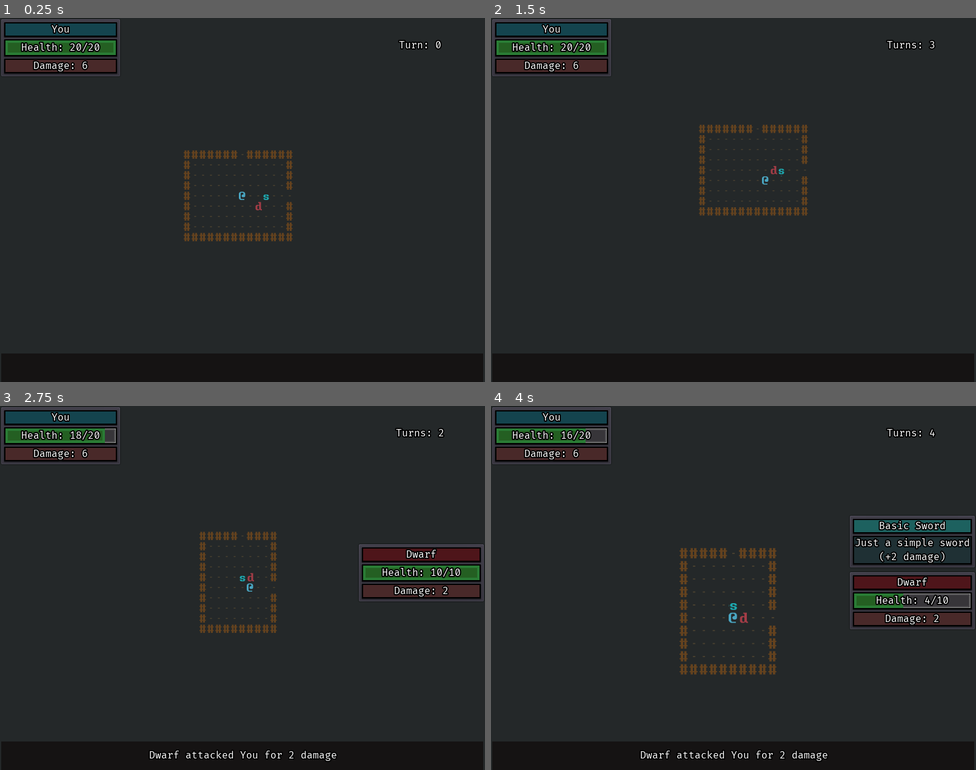
Above: before the commit, frames 1-4 (two rows, left to right).
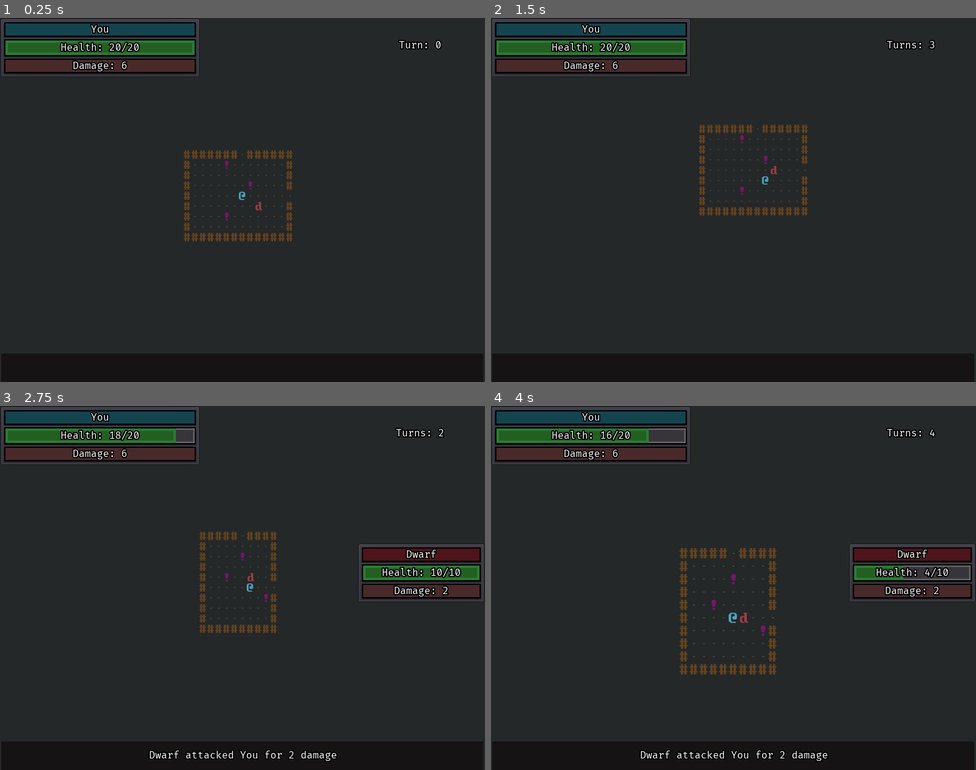
Above: after the commit, the same moments.

Repository: ZenCoderGames/ZRoguelikeGame
Game: Godot game, scene res://scene/main/MainScene.tscn
Two runs of this game, one before a commit and one after it. Both use one fixed random seed, a clock stepped at 60 frames per second and the inputs below.
Inputs:
- Up to frame 1 (0.25 s): no input
- Up to frame 2 (1.5 s): hold Right (move_right) 0.53-1.28 s; tap S (cam_move_down) at 0.6 s; tap Enter at 1.25 s; hold Down (move_down) from 1.28 s (still down); tap A (cam_move_left) at 1.35 s
- Up to frame 3 (2.75 s): tap R (reset_dungeon) at 2 s; release Down (move_down) at 2.03 s; hold Right (move_right) from 2.03 s (still down); tap D (cam_move_right) at 2.1 s
- Up to frame 4 (4 s): release Right (move_right) at 2.78 s; hold Up (move_up) 2.78-3.53 s; tap W (cam_move_up) at 2.85 s; hold Left (move_left) from 3.53 s (still down); tap Q (cam_zoom_in) at 3.6 s

The runs differ from the first frame. In frame 1, 3.3% of the frame differs, in the area x 4-56%, y 0-56%; in frame 2, 3.3%; in frame 3, 3.2%; in frame 4, 9.4%, in the area x 4-100%, y 0-64%.

Commit message:
Prep work for Spells

Diff:
--- a/entity/items/Item_ClothArmor.tscn
+++ b/entity/items/Item_Spell_LightningBolt.tscn
@@ -6,10 +6,10 @@
 [sub_resource type="AtlasTexture" id=1]
 flags = 4
 atlas = ExtResource( 1 )
-region = Rect2( 24, 216, 24, 36 )
+region = Rect2( 24, 72, 24, 36 )
 
-[node name="Item_ClothArmor" type="Sprite"]
-self_modulate = Color( 0.113725, 0.658824, 0.686275, 1 )
+[node name="Item_LightningBolt" type="Sprite"]
+self_modulate = Color( 0.482353, 0.0823529, 0.435294, 1 )
 position = Vector2( 209, 69 )
 texture = SubResource( 1 )
 script = ExtResource( 2 )
--- a/project.godot
+++ b/project.godot
@@ -33,6 +33,16 @@
 "class": "ActionDataTypes",
 "language": "GDScript",
 "path": "res://scripts/battle/data/actions/ActionDataTypes.gd"
+}, {
+"base": "Action",
+"class": "ActionFindTargets",
+"language": "GDScript",
+"path": "res://scripts/battle/instance/actions/ActionFindTargets.gd"
+}, {
+"base": "ActionData",
+"class": "ActionFindTargetsData",
+"language": "GDScript",
+"path": "res://scripts/battle/data/actions/ActionFindTargetsData.gd"
 }, {
 "base": "Action",
 "class": "ActionMove",
@@ -160,6 +170,8 @@
 "ActionAttackData": "",
 "ActionData": "",
 "ActionDataTypes": "",
+"ActionFindTargets": "",
+"ActionFindTargetsData": "",
 "ActionMove": "",
 "ActionMoveData": "",
 "ActionTypes": "",
--- a/resource/actions.json
+++ b/resource/actions.json
@@ -34,7 +34,18 @@
 			"priority": 1,
 			"params": {
 				"damageMultiplier": 1,
-				"range": 1
+				"damageBonus": 0,
+				"fixedDamage": 0
+			}
+		},
+		{
+			"id": "FIND_TARGETS_IN_RANGE",
+			"type": "FIND_TARGETS",
+			"staminaCost": 0,
+			"priority": 2,
+			"params": {
+				"range": 1,
+				"maxTargets": 1
 			}
 		}
 	]
--- a/resource/items.json
+++ b/resource/items.json
@@ -31,22 +31,6 @@
 			]
 		},
 		{
-			"disable": true,
-			"id": "ARMOR_00",
-			"name": "Cloth Armor",
-			"description": "Simple clothing to protect you\n(+1 armor)",
-			"fullDescription": "A thin layer of cloth that can protect the player's bare skin.\nIncreases armor by +1",
-			"path": "entity/items/Item_ClothArmor.tscn",
-			"type": "EQUIPABLE",
-			"slot": "BODY",
-			"stats": [
-				{
-					"type": "ARMOR",
-					"value": 1
-				}
-			]
-		},
-		{
 			"#disable": true,
 			"id": "HEALTH_POTION_00",
 			"name": "Small Health Potion",
@@ -75,6 +59,19 @@
 					"baseValue": 10
 				}
 			]
+		},
+		{
+			"#disable": true,
+			"id": "SPELL_LIGHTNING_BOLT",
+			"name": "Lightning Bolt",
+			"description": "A Powerful Lightning Bolt",
+			"fullDescription": "Summon a powerful bolt of lightning that strikes the first enemy near you.",
+			"path": "entity/items/Item_Spell_LightningBolt.tscn",
+			"type": "SPELL",
+			"subType": "SPELL_LIGHTNING_BOLT",
+			"params": {
+				"damage": 20
+			}
 		}
 	]
 }
--- a/scene/main/MainScene.tscn
+++ b/scene/main/MainScene.tscn
@@ -35,6 +35,7 @@
 playerDamageColor = Color( 0.0823529, 0.666667, 0.760784, 1 )
 enemyDamageColor = Color( 0.862745, 0.341176, 0.341176, 1 )
 timeBetweenMoves = 0.2
+debugSpawnItemInFirstRoom = "SPELL_LIGHTNING_BOLT"
 debugStartRoomColor = Color( 0.0980392, 0.6, 0.105882, 1 )
 debugCriticalPathRoomColor = Color( 0.576471, 0.337255, 0.12549, 1 )
 debugEndRoomColor = Color( 0.792157, 0.270588, 0.270588, 1 )
--- a/scripts/battle/data/actions/ActionAttackData.gd
+++ b/scripts/battle/data/actions/ActionAttackData.gd
@@ -5,8 +5,6 @@
 const ID:String = "ATTACK"
 
 var damageMultiplier:float
-var cellRange:int
 
 func _init(dataJS).(dataJS):
 	damageMultiplier = dataJS["params"]["damageMultiplier"]
-	cellRange = dataJS["params"]["range"]
--- a/scripts/battle/data/actions/ActionDataTypes.gd
+++ b/scripts/battle/data/actions/ActionDataTypes.gd
@@ -6,6 +6,8 @@
 		return ActionMoveData.new(dataJS)
 	elif actionType==ActionAttackData.ID:
 		return ActionAttackData.new(dataJS)
+	elif actionType==ActionFindTargetsData.ID:
+		return ActionFindTargetsData.new(dataJS)
 
 	print_debug("[ERROR] Invalid Action Data Type", actionType)
 	return null
--- /dev/null
+++ b/scripts/battle/data/actions/ActionFindTargetsData.gd
@@ -0,0 +1,12 @@
+extends ActionData
+
+class_name ActionFindTargetsData
+
+const ID:String = "FIND_TARGETS"
+
+var maxTargets:int
+var cellRange:int
+
+func _init(dataJS).(dataJS):
+	cellRange = dataJS["params"]["range"]
+	maxTargets = dataJS["params"]["maxTargets"]
--- a/scripts/battle/data/items/ItemData.gd
+++ b/scripts/battle/data/items/ItemData.gd
@@ -24,7 +24,7 @@
 var actionDataList:Array
 var slot:int
 
-enum ITEM_TYPE { EQUIPABLE, CONSUMABLE }
+enum ITEM_TYPE { EQUIPABLE, CONSUMABLE, SPELL }
 var type:int
 
 var disable:bool
@@ -71,3 +71,6 @@
 
 func is_consumable():
 	return type == ITEM_TYPE.CONSUMABLE
+
+func is_spell():
+	return type == ITEM_TYPE.SPELL
--- a/scripts/battle/instance/BattleInstance.gd
+++ b/scripts/battle/instance/BattleInstance.gd
@@ -15,6 +15,7 @@
 export var pauseAIAttack:bool
 export var dontSpawnEnemies:bool
 export var dontSpawnItems:bool
+export var debugSpawnItemInFirstRoom:String
 export var setPlayerInvulnerable:bool
 export var debugShowAllRooms:bool
 export var debugStartRoomColor:Color
--- a/scripts/battle/instance/Dungeon.gd
+++ b/scripts/battle/instance/Dungeon.gd
@@ -216,7 +216,10 @@
 	if battleInstance.dontSpawnItems:
 		return
 
-	startRoom.generate_items(1)
+	if !battleInstance.debugSpawnItemInFirstRoom.empty():
+		startRoom.generate_item(battleInstance.debugSpawnItemInFirstRoom)
+		startRoom.generate_item(battleInstance.debugSpawnItemInFirstRoom)
+		startRoom.generate_item(battleInstance.debugSpawnItemInFirstRoom)
 
 	for room in rooms:
 		if !room.isStartRoom:
@@ -240,6 +243,8 @@
 		room.update_visibility()
 
 	player.cell.room.update_entities()
+
+	player.post_update()
 
 func clean_up():
 	for loadedScene in loadedScenes:
--- a/scripts/battle/instance/DungeonRoom.gd
+++ b/scripts/battle/instance/DungeonRoom.gd
@@ -120,6 +120,21 @@
 
 	# spawn random enemy
 	var randomItemData:ItemData = Dungeon.dataManager.get_random_item_data()
+	var item:Node = Dungeon.load_item(loadedScenes, randomCell, randomItemData, Constants.ENTITY_TYPE.DYNAMIC, Constants.items)
+	items.append(item)
+
+func generate_item(itemId):
+	# find free cells
+	var freeCells:Array = []
+	for cell in cells:
+		if cell.is_empty():
+			freeCells.append(cell)
+
+	# choose random free cell
+	var randomCell:DungeonCell = freeCells[randi() % freeCells.size()]
+
+	# spawn random enemy
+	var randomItemData:ItemData = Dungeon.dataManager.get_item_data(itemId)
 	var item:Node = Dungeon.load_item(loadedScenes, randomCell, randomItemData, Constants.ENTITY_TYPE.DYNAMIC, Constants.items)
 	items.append(item)
 
--- /dev/null
+++ b/scripts/battle/instance/actions/ActionFindTargets.gd
@@ -0,0 +1,17 @@
+extends Action
+
+class_name ActionFindTargets
+
+func _init(actionData, parentChar).(actionData, parentChar):
+	pass
+
+func can_execute()->bool:
+	return true
+
+func execute():
+	var adjacentChars:Array = Dungeon.get_adjacent_characters(character, Constants.RELATIVE_TEAM.ENEMY, (actionData as ActionFindTargetsData).cellRange)
+
+    for i in actionData.maxTargets:
+        if i>=adjacentChars.size():
+            break
+        character.add_target(adjacentChars[i])
--- a/scripts/battle/instance/characters/Character.gd
+++ b/scripts/battle/instance/characters/Character.gd
@@ -16,9 +16,12 @@
 var items:Array = []
 var equippedItems:Array = []
 var equippedSlots:Dictionary = {}
+var equippedSpells:Array = []
 
 var currentRoom = null
 var prevRoom = null
+
+var targetList:Array = []
 
 signal OnCharacterMove(x, y)
 signal OnCharacterMoveToCell()
@@ -28,6 +31,8 @@
 signal OnItemPicked(item)
 signal OnItemEquipped(item)
 signal OnItemUnEquipped(item)
+signal OnSpellEquipped(item)
+signal OnSpellUnEquipped(item)
 
 var originalColor:Color
 
@@ -161,14 +166,22 @@
 	items.erase(item)
 
 func equip_item(item):
-	var slotType:int = item.data.slot
-	if equippedSlots[slotType] != null:
-		equippedItems.erase(equippedSlots[slotType])
-		emit_signal("OnItemUnEquipped", equippedSlots[slotType])
-
-	equippedItems.append(item)
-	equippedSlots[slotType] = item
-	emit_signal("OnItemEquipped", item)
+	if item.is_spell():
+		if equippedSpells.size() == Constants.SPELL_MAX_SLOTS:
+			emit_signal("OnSpellUnEquipped", equippedSpells[0])
+			equippedSpells.remove(0)
+
+		equippedSpells.append(item)
+		emit_signal("OnSpellEquipped", item)
+	else:
+		var slotType:int = item.data.slot
+		if equippedSlots[slotType] != null:
+			equippedItems.erase(equippedSlots[slotType])
+			emit_signal("OnItemUnEquipped", equippedSlots[slotType])
+
+		equippedItems.append(item)
+		equippedSlots[slotType] = item
+		emit_signal("OnItemEquipped", item)
 
 # COMBAT
 func attack(entity):
@@ -259,6 +272,13 @@
 func update():
 	pass
 
+func post_update():
+	targetList = []
+
+# TARGETING
+func add_target(target):
+	targetList.append(target)
+
 # HELPERS
 func is_in_room(room):
 	return currentRoom == room
--- a/scripts/battle/instance/items/Item.gd
+++ b/scripts/battle/instance/items/Item.gd
@@ -35,6 +35,9 @@
 func is_consumable():
 	return data.is_consumable()
 
+func is_spell():
+	return data.is_spell()
+
 func get_slot():
 	return data.slot
 
--- a/scripts/battle/ui/CharacterUI.gd
+++ b/scripts/battle/ui/CharacterUI.gd
@@ -3,14 +3,16 @@
 class_name CharacterUI
 
 onready var baseContainer:PanelContainer = get_node(".")
-onready var listContainer:VBoxContainer = get_node("VBoxContainer")
-onready var nameBg:ColorRect = get_node("VBoxContainer/Name/Bg")
-onready var nameLabel:Label = get_node("VBoxContainer/Name/NameLabel")
-onready var healthBar:ProgressBar = get_node("VBoxContainer/Health/HealthBar")
-onready var healthLabel:Label = get_node("VBoxContainer/Health/HealthLabel")
-onready var descLabel:Label = get_node("VBoxContainer/Damage/DescLabel")
+onready var listContainer:VBoxContainer = get_node("HSplitContainer/VBoxContainer")
+onready var nameBg:ColorRect = get_node("HSplitContainer/VBoxContainer/Name/Bg")
+onready var nameLabel:Label = get_node("HSplitContainer/VBoxContainer/Name/NameLabel")
+onready var healthBar:ProgressBar = get_node("HSplitContainer/VBoxContainer/Health/HealthBar")
+onready var healthLabel:Label = get_node("HSplitContainer/VBoxContainer/Health/HealthLabel")
+onready var descLabel:Label = get_node("HSplitContainer/VBoxContainer/Damage/DescLabel")
+const EquippedItemUI := preload("res://ui/battle/EquippedItemUI.tscn")
 
-const EquippedItemUI := preload("res://ui/battle/EquippedItemUI.tscn")
+onready var spellContainer:VBoxContainer = get_node("HSplitContainer/SpellContainer")
+const SpellButtonUI := preload("res://ui/battle/SpellButtonUI.tscn")
 
 export var playerTintColor:Color
 export var enemyTintColor:Color
@@ -22,6 +24,7 @@
 var character:Character
 
 var equippedItems:Dictionary = {}
+var equippedSpells:Dictionary = {}
 
 func _ready():
 	originalHealthBarColor = healthBar.self_modulate
@@ -33,6 +36,8 @@
 	character.connect("OnStatChanged", self, "_on_stat_changed")
 	character.connect("OnItemEquipped", self, "_on_item_equipped")
 	character.connect("OnItemUnEquipped", self, "_on_item_unequipped")
+	character.connect("OnSpellEquipped", self, "_on_spell_equipped")
+	character.connect("OnSpellUnEquipped", self, "_on_spell_unequipped")
 	if character.team == Constants.TEAM.PLAYER:
 		nameBg.color = playerTintColor
 	elif character.team == Constants.TEAM.ENEMY:
@@ -60,6 +65,28 @@
 		equippedItems.erase(item)
 	_on_stat_changed(character)
 
+func _on_spell_equipped(spellItem):
+	var newSpellUI = SpellButtonUI.instance()
+	spellContainer.add_child(newSpellUI)
+	newSpellUI.text = spellItem.get_display_name()
+	equippedSpells[spellItem] = newSpellUI
+
+	newSpellUI.connect("pressed", self, "_on_equip_spell_selected", [spellItem])
+
+	spellContainer.visible = true
+
+func _on_spell_unequipped(spellItem):
+	if equippedSpells.has(spellItem):
+		spellContainer.remove_child(equippedSpells[spellItem])
+		equippedSpells.erase(spellItem)
+
+	if equippedSpells.size()==0:
+		spellContainer.visible = false
+
+func _on_equip_spell_selected(spellItems):
+	#spellItem.activate()
+	pass
+
 func _update_ui():
 	healthLabel.text = str("Health: ", character.get_health(), "/", character.get_max_health())
 	var pctHealth:float = float(character.get_health())/float(character.get_max_health())
--- a/scripts/battle/ui/InventoryUI.gd
+++ b/scripts/battle/ui/InventoryUI.gd
@@ -66,11 +66,16 @@
 	selectedItemButton.self_modulate = Color.orange
 	nameLabel.text = selectedItem.get_display_name()
 	descLabel.text = selectedItem.get_full_description()
-	equipButton.visible = !playerChar.equippedItems.has(selectedItem) and !selectedItem.is_consumable()
+	if selectedItem.is_spell():
+		equipButton.visible = !playerChar.equippedSpells.has(selectedItem)
+	else:
+		equipButton.visible = !playerChar.equippedItems.has(selectedItem)
+	equippedUI.visible = (playerChar.equippedItems.has(selectedItem) or playerChar.equippedSpells.has(selectedItem)) and !selectedItem.is_consumable()
 	consumeButton.visible = selectedItem.is_consumable()
-	equippedUI.visible = playerChar.equippedItems.has(selectedItem) and !selectedItem.is_consumable()
 	if selectedItem.is_consumable():
 		typeLabel.text = "Consumable"
+	elif selectedItem.is_spell():
+		typeLabel.text = "Spell"
 	else:
 		typeLabel.text = selectedItem.get_slot_string()
 
--- a/scripts/library/Constants.gd
+++ b/scripts/library/Constants.gd
@@ -15,6 +15,7 @@
 
 # PLAYER
 enum ITEM_EQUIP_SLOT { NONE, WEAPON, BODY }
+const SPELL_MAX_SLOTS = 2
 
 # GROUPS
 const pc: String = "pc"
--- a/ui/battle/CharacterUI.tscn
+++ b/ui/battle/CharacterUI.tscn
@@ -13,49 +13,56 @@
 border_color = Color( 0.168627, 0.490196, 0.211765, 1 )
 
 [node name="PanelContainer" type="PanelContainer"]
-margin_right = 200.0
-margin_bottom = 94.0
+margin_right = 330.0
+margin_bottom = 98.0
 script = ExtResource( 2 )
 playerTintColor = Color( 0.0823529, 0.270588, 0.309804, 1 )
 enemyTintColor = Color( 0.309804, 0.0862745, 0.105882, 1 )
 baseContainerFlashColor = Color( 0.843137, 0.596078, 0.596078, 1 )
 healthBarFlashColor = Color( 0.460938, 0.250275, 0.250275, 1 )
 
-[node name="VBoxContainer" type="VBoxContainer" parent="."]
+[node name="HSplitContainer" type="HSplitContainer" parent="."]
 margin_left = 7.0
 margin_top = 7.0
-margin_right = 193.0
+margin_right = 323.0
 margin_bottom = 91.0
-size_flags_vertical = 15
+size_flags_horizontal = 3
+size_flags_vertical = 3
 
-[node name="Name" type="PanelContainer" parent="VBoxContainer"]
-margin_right = 186.0
+[node name="VBoxContainer" type="VBoxContainer" parent="HSplitContainer"]
+margin_right = 316.0
+margin_bottom = 84.0
+size_flags_horizontal = 3
+size_flags_vertical = 3
+
+[node name="Name" type="PanelContainer" parent="HSplitContainer/VBoxContainer"]
+margin_right = 316.0
 margin_bottom = 24.0
 custom_styles/panel = ExtResource( 3 )
 
-[node name="Bg" type="ColorRect" parent="VBoxContainer/Name"]
+[node name="Bg" type="ColorRect" parent="HSplitContainer/VBoxContainer/Name"]
 margin_left = 2.0
 margin_top = 2.0
-margin_right = 184.0
+margin_right = 314.0
 margin_bottom = 22.0
 color = Color( 0.156863, 0.14902, 0.14902, 1 )
 
-[node name="NameLabel" type="Label" parent="VBoxContainer/Name"]
+[node name="NameLabel" type="Label" parent="HSplitContainer/VBoxContainer/Name"]
 margin_left = 2.0
 margin_top = 2.0
-margin_right = 184.0
+margin_right = 314.0
 margin_bottom = 22.0
 theme = ExtResource( 1 )
 text = "Enemy"
 align = 1
 
-[node name="Health" type="PanelContainer" parent="VBoxContainer"]
+[node name="Health" type="PanelContainer" parent="HSplitContainer/VBoxContainer"]
 margin_top = 28.0
-margin_right = 186.0
+margin_right = 316.0
 margin_bottom = 56.0
 custom_styles/panel = ExtResource( 3 )
 
-[node name="Bg" type="ColorRect" parent="VBoxContainer/Health"]
+[node name="Bg" type="ColorRect" parent="HSplitContainer/VBoxContainer/Health"]
 visible = false
 margin_left = 2.0
 margin_top = 2.0
@@ -63,10 +70,10 @@
 margin_bottom = 22.0
 color = Color( 0, 0, 0, 1 )
 
-[node name="HealthBar" type="ProgressBar" parent="VBoxContainer/Health"]
+[node name="HealthBar" type="ProgressBar" parent="HSplitContainer/VBoxContainer/Health"]
 margin_left = 2.0
 margin_top = 2.0
-margin_right = 184.0
+margin_right = 314.0
 margin_bottom = 26.0
 rect_min_size = Vector2( 182, 24 )
 custom_styles/fg = SubResource( 1 )
@@ -74,34 +81,63 @@
 rounded = true
 percent_visible = false
 
-[node name="HealthLabel" type="Label" parent="VBoxContainer/Health"]
+[node name="HealthLabel" type="Label" parent="HSplitContainer/VBoxContainer/Health"]
 margin_left = 2.0
 margin_top = 4.0
-margin_right = 184.0
+margin_right = 314.0
 margin_bottom = 24.0
 theme = ExtResource( 1 )
 text = "Health: 100"
 align = 1
 valign = 1
 
-[node name="Damage" type="PanelContainer" parent="VBoxContainer"]
+[node name="Damage" type="PanelContainer" parent="HSplitContainer/VBoxContainer"]
 margin_top = 60.0
-margin_right = 186.0
+margin_right = 316.0
 margin_bottom = 84.0
 custom_styles/panel = ExtResource( 3 )
 
-[node name="Bg" type="ColorRect" parent="VBoxContainer/Damage"]
+[node name="Bg" type="ColorRect" parent="HSplitContainer/VBoxContainer/Damage"]
 margin_left = 2.0
 margin_top = 2.0
-margin_right = 184.0
+margin_right = 314.0
 margin_bottom = 22.0
 color = Color( 0.290196, 0.164706, 0.164706, 1 )
 
-[node name="DescLabel" type="Label" parent="VBoxContainer/Damage"]
+[node name="DescLabel" type="Label" parent="HSplitContainer/VBoxContainer/Damage"]
 margin_left = 2.0
 margin_top = 2.0
-margin_right = 184.0
+margin_right = 314.0
 margin_bottom = 22.0
 theme = ExtResource( 1 )
 text = "Damage: 2"
 align = 1
+
+[node name="SpellContainer" type="VBoxContainer" parent="HSplitContainer"]
+visible = false
+margin_left = 198.0
+margin_right = 316.0
+margin_bottom = 84.0
+size_flags_horizontal = 3
+size_flags_vertical = 3
+
+[node name="Name" type="PanelContainer" parent="HSplitContainer/SpellContainer"]
+margin_right = 118.0
+margin_bottom = 24.0
+custom_styles/panel = ExtResource( 3 )
+
+[node name="Bg" type="ColorRect" parent="HSplitContainer/SpellContainer/Name"]
+margin_left = 2.0
+margin_top = 2.0
+margin_right = 116.0
+margin_bottom = 22.0
+color = Color( 0.156863, 0.14902, 0.14902, 1 )
+
+[node name="NameLabel" type="Label" parent="HSplitContainer/SpellContainer/Name"]
+margin_left = 2.0
+margin_top = 2.0
+margin_right = 116.0
+margin_bottom = 22.0
+theme = ExtResource( 1 )
+text = "Spells"
+align = 1
--- /dev/null
+++ b/ui/battle/SpellButtonUI.tscn
@@ -0,0 +1,11 @@
+[gd_scene format=2]
+
+[node name="SpellButton" type="Button"]
+self_modulate = Color( 0.341176, 0.745098, 0.882353, 1 )
+margin_top = 28.0
+margin_right = 100.0
+margin_bottom = 48.0
+rect_min_size = Vector2( 0, 20 )
+size_flags_horizontal = 3
+text = "Lightning Bolt"
+clip_text = true
Not shown, changed: todoProgress.txt
